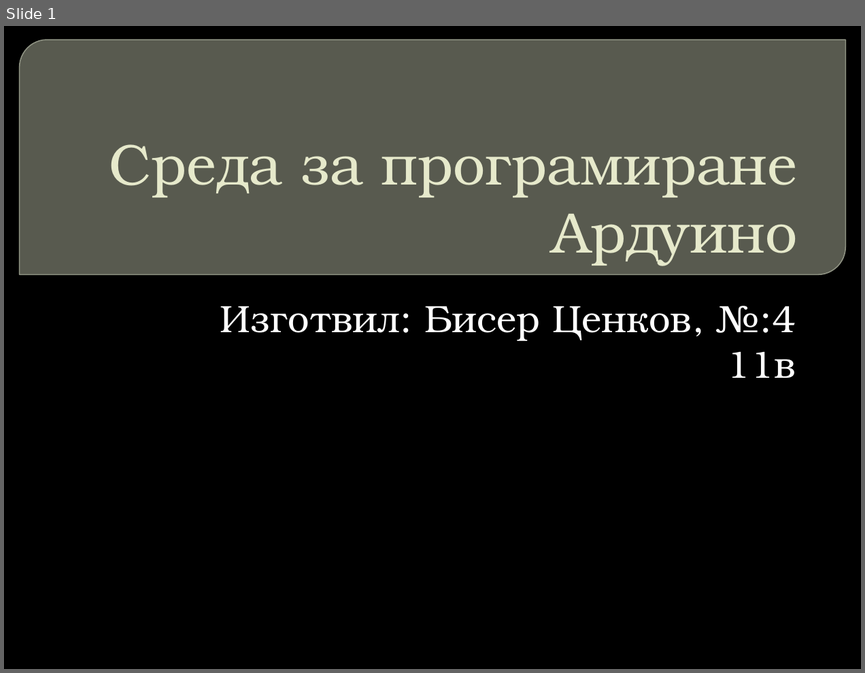
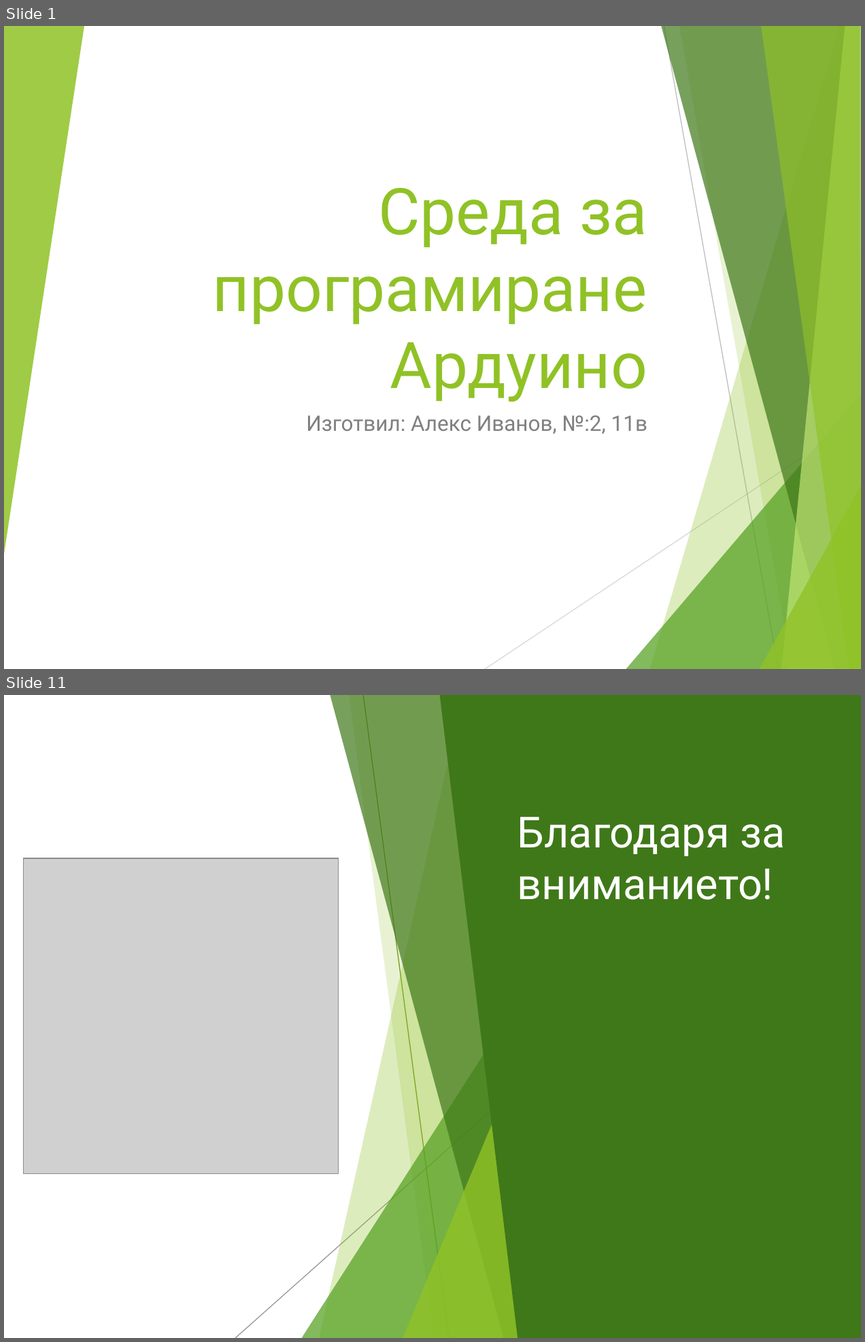
Before and after one commit to IvanovvAlex/School-Education, a slide deck: EmbeddedSystems/Arduino.pptx. Shown one above the other, each under a label of ours: slide 1 before the commit, slides 1 and 11 after it; the slides between them are not shown. The pictures are 865x673 and 865x1342 pixels, drawn with LibreOffice and Linux fonts; fonts in the diff are those of the drawing; grey boxes stand for pictures; background and template pictures are left out. Boxes give left, top, right and bottom in pixels: in the first picture for what was removed or moved away, otherwise in the second. Text is boxed around its words. In the diff, an @@ line names an element or a change of style, - is before the commit and + after.

```diff
--- a/EmbeddedSystems/Arduino.pptx
+++ b/EmbeddedSystems/Arduino.pptx
@@ slide 11 added at bbox=[4, 695, 861, 1338], background #FFFFFF; not listed: 9 template elements that a slide beside it also shows @@
@@ rectangle added at bbox=[4, 695, 861, 1338], fill #FFFFFF @@
@@ freeform shape added at bbox=[320, 695, 531, 1338], fill #90C226 at 30% opacity @@
@@ freeform shape added at bbox=[330, 695, 530, 1338], fill #3F7819 at 70% opacity @@
@@ freeform shape added at bbox=[349, 695, 530, 1338], fill #90C226 at 20% opacity @@
@@ line added from (363, 695) to (449, 1338), #6C921D 0.75 pt @@
@@ freeform shape added at bbox=[439, 695, 861, 1338], fill #3F7819 @@
@@ title added at bbox=[517, 817, 785, 900], 36 pt, text #FFFFFF @@
+Благодаря за вниманието!
@@ picture added at bbox=[24, 859, 339, 1174] @@
@@ triangle added at bbox=[301, 981, 530, 1338], fill #54A021 at 72% opacity @@
@@ line added from (570, 1040) to (235, 1338), #808080 0.75 pt @@
@@ triangle added at bbox=[402, 1032, 530, 1338], fill #90C226 at 80% opacity @@
@@ freeform shape added at bbox=[4, 1071, 46, 1338], fill #90C226 at 85% opacity @@
@@ slide 1 changed as well @@
@@ background picture (left out) to #FFFFFF @@
@@ group added at bbox=[4, 26, 861, 669]: 8 freeform shapes, 2 lines @@
@@ round diag rect removed at bbox=[20, 40, 845, 274] @@
@@ title "Среда за програмиране Ардуино": place and size @@
-title "Среда за програмиране Ардуино" at bbox=[109, 144, 797, 266]
+title "Среда за програмиране Ардуино" at bbox=[213, 188, 647, 401]
@@ title "Среда за програмиране Ардуино" at bbox=[213, 188, 647, 401]: size 48 to 54 pt, font TeX Gyre Bonum to Roboto, text colour #E7EACB to #90C226 @@
@@ subtitle at bbox=[306, 415, 647, 433]: text changed; size 32 to 18 pt; font TeX Gyre Bonum to Roboto; text colour #FFFFFF to #808080 @@
-Изготвил: Бисер Ценков, №:4 11в
+Изготвил: Алекс Иванов, №:2, 11в
```
Also in this commit, not shown: 9 other slides changed, 1 slide removed.
